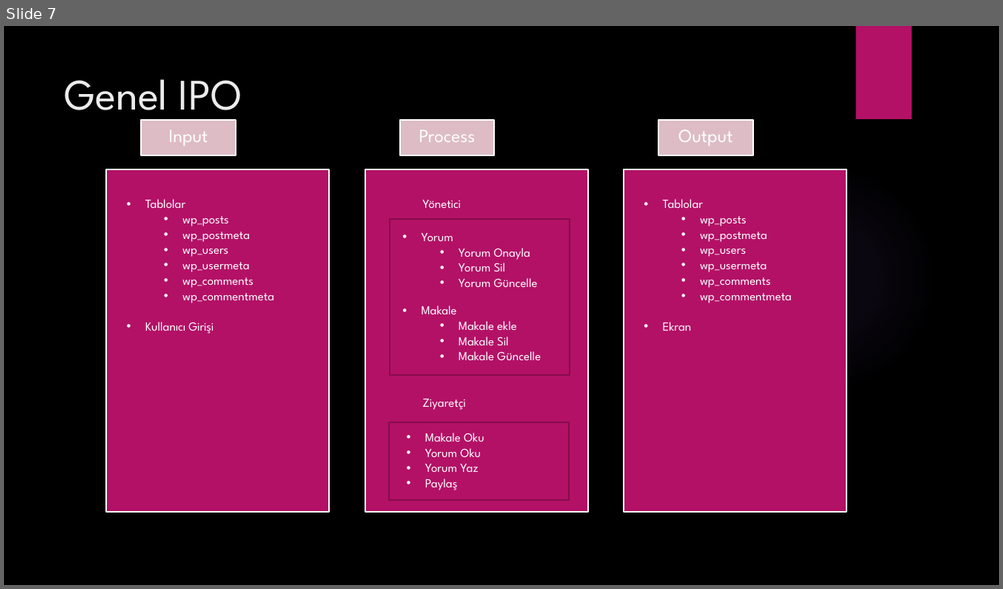
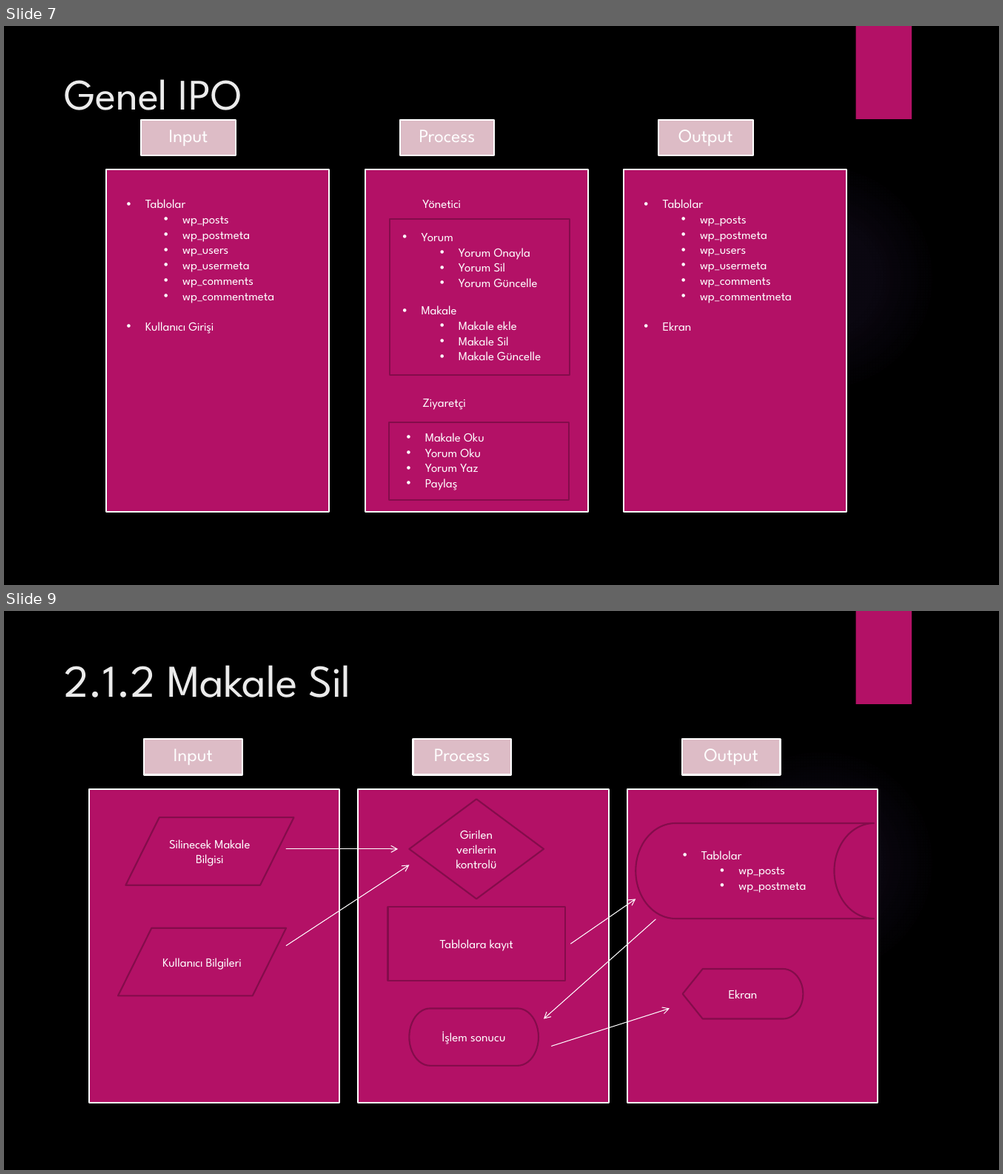
Before and after one commit to ekaraman89/Sistem-Analiz-ve-Tasar-m-, a slide deck: Sistem Analizi ve Tasarımı 2. Sunum.pptx. Shown one above the other, each under a label of ours: slide 7 before the commit, slides 7 and 9 after it; the slides between them are not shown. The pictures are 1003x589 and 1003x1174 pixels, drawn with LibreOffice and Linux fonts; fonts in the diff are those of the drawing; background and template pictures are left out. Boxes give left, top, right and bottom in pixels: in the first picture for what was removed or moved away, otherwise in the second. Text is boxed around its words. In the diff, an @@ line names an element or a change of style, - is before the commit and + after.

```diff
--- a/Sistem Analizi ve Tasarımı 2. Sunum.pptx
+++ b/Sistem Analizi ve Tasarımı 2. Sunum.pptx
@@ slide 9 added at (4, 611, 999, 1170), background picture (left out); not listed: 2 template elements that a slide beside it also shows @@
@@ title added at (64, 665, 351, 698), 44 pt, text #EBEBEB @@
+2.1.2 Makale Sil
@@ group added at (89, 739, 878, 1103): 3 freeform shapes, 3 rectangles @@
+Input
+Process
+Output
@@ diamond added at (409, 799, 543, 899), fill #B31166, outline #840D4B 1.5 pt, 12 pt, text #FFFFFF @@
+Girilen verilerin kontrolü
@@ flow chart input output added at (125, 817, 293, 886), fill #B31166, outline #840D4B 1.5 pt, 12 pt, text #FFFFFF @@
+Silinecek Makale Bilgisi
@@ flow chart online storage added at (635, 823, 874, 919), fill #B31166, outline #840D4B 1.5 pt, 12 pt, text #FFFFFF @@
+  •• Tablolar
+    •• wp_posts
+    •• wp_postmeta
@@ arrow added from (286, 849) to (398, 849), #FFFFFF 0.75 pt @@
@@ arrow added from (286, 946) to (409, 866), #FFFFFF 0.75 pt @@
@@ arrow added from (570, 944) to (635, 899), #FFFFFF 0.75 pt @@
@@ rectangle added at (387, 906, 565, 981), fill #B31166, outline #840D4B 1.5 pt, 12 pt, text #FFFFFF @@
+Tablolara kayıt
@@ arrow added from (655, 920) to (543, 1019), #FFFFFF 0.75 pt @@
@@ flow chart input output added at (118, 928, 286, 996), fill #B31166, outline #840D4B 1.5 pt, 12 pt, text #FFFFFF @@
+Kullanıcı Bilgileri
@@ flow chart display added at (683, 969, 802, 1019), fill #B31166, outline #840D4B 1.5 pt, 12 pt, text #FFFFFF @@
+Ekran
@@ pill shape added at (409, 1008, 538, 1066), fill #B31166, outline #840D4B 1.5 pt, 12 pt, text #FFFFFF @@
+İşlem sonucu
@@ arrow added from (552, 1047) to (669, 1008), #FFFFFF 0.75 pt @@
```
Also in this commit, not shown: 1 slide changed, 9 other slides added.
